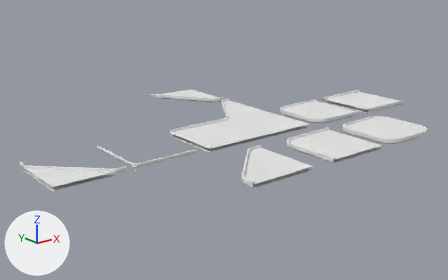
The Blender file Assets/Models/Platforms.blend, before and after one commit.
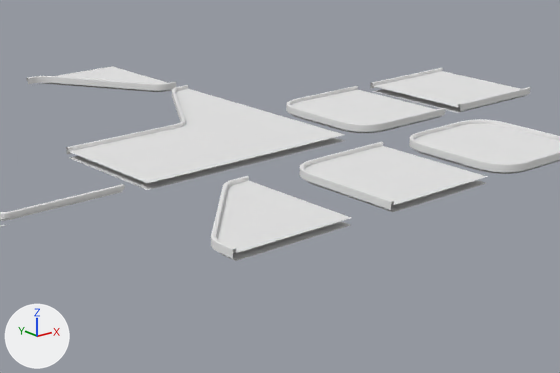
The first picture shows the older version from a 50 mm lens placed at (-76.6, -68.2, 26.9), pointed at (-17.5, 5.6, -2.7). The close-ups show both versions on the part from 30% to 94% of the width and 20% to 88% of the height of that picture; other places that the commit changed are outside them. The lights are fixed; the arrows at lower left show +X, +Y and +Z.

Names of what the first close-up shows: 'PlatformCap', 'PlatformCenter', 'PlatformCorner', 'PlatformCorner45', 'PlatformCornerInner', 'PlatformDiagonal1', 'PlatformDiagonal2', 'PlatformEdge', 'PlatformNarrow', 'PlatformSingle'.
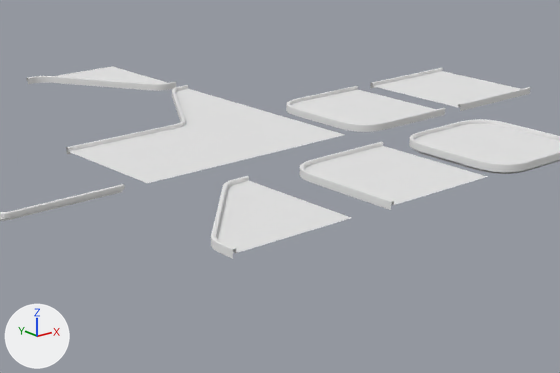
Changed parts and their boxes (x1, y1, x2, y2) in the close-ups (560 x 373 px):
'PlatformCorner', reshaped: before (299, 142, 487, 212); after (299, 142, 487, 210)
'PlatformCorner45', reshaped: before (211, 176, 351, 261); after (211, 176, 351, 259)
'PlatformEdge', reshaped (11% shorter): before (66, 126, 253, 190); after (66, 126, 253, 183)
'PlatformCenter', reshaped (13% shorter): before (171, 110, 344, 164); after (171, 110, 344, 157)
'PlatformNarrow', reshaped: before (370, 68, 530, 113); after (370, 68, 530, 111)
part 1 of me_plane_069, deleted: before (220, 221, 351, 261)
part 2 of me_plane_065, deleted: before (243, 138, 344, 164)
part 3 of me_plane_064, deleted: before (70, 156, 252, 190)
part 4 of me_plane_063, deleted: before (307, 180, 486, 212)
part 5 of me_plane_060, deleted: before (372, 89, 527, 113)

The change in detail:
me_plane_069 has 266 vertices, 209 faces and spans x -5.25..5.0, y -0.5..0.3, z -5.25..5.0.
me_plane_069 is used by ob_platformcorner45; location (-26.0, -12.0, 0.0); rotation (1.571, 0.0, 0.0), in degrees (90, 0, 0).
me_plane_069 part 1: the loose piece of 25 vertices spanning x -5.0..5.0, y -0.5, z -5.0..5.0 is deleted.
me_plane_065 has 8 vertices, 2 faces and spans x -5.0..5.0, y -0.5..0.0, z -5.0..5.0.
me_plane_065 is used by ob_platformcenter; location (-12.0, 2.0, 0.0); rotation (1.571, 0.0, 0.0), in degrees (90, 0, 0).
me_plane_065 part 2: the loose piece of 4 vertices spanning x -5.0..5.0, y -0.5, z -5.0..5.0 is deleted.
me_plane_064 has 26 vertices, 11 faces and spans x -5.0..5.0, y -0.5..0.3, z -5.25..5.0.
me_plane_064 is used by ob_platformedge; location (-22.0, 2.0, 0.0); rotation (1.571, 0.0, 0.0), in degrees (90, 0, 0).
me_plane_064 part 3: the loose piece of 4 vertices spanning x -5.0..5.0, y -0.5, z -5.0..5.0 is deleted.
me_plane_063 has 255 vertices, 200 faces and spans x -5.25..5.0, y -0.5..0.3, z -5.25..5.0.
me_plane_063 is used by ob_platformcorner; location (-12.0, -12.0, 0.0); rotation (1.571, 0.0, 0.0), in degrees (90, 0, 0).
me_plane_063 part 4: the loose piece of 24 vertices spanning x -5.0..5.0, y -0.5, z -5.0..5.0 is deleted.
me_plane_060 has 44 vertices, 20 faces and spans x -5.0..5.0, y -0.5..0.3, z -5.25..5.25.
me_plane_060 is used by ob_platformnarrow; location (12.0, 2.0, 0.0); rotation (1.571, 0.0, 0.0), in degrees (90, 0, 0).
me_plane_060 part 5: the loose piece of 4 vertices spanning x -5.0..5.0, y -0.5, z -5.0..5.0 is deleted.
